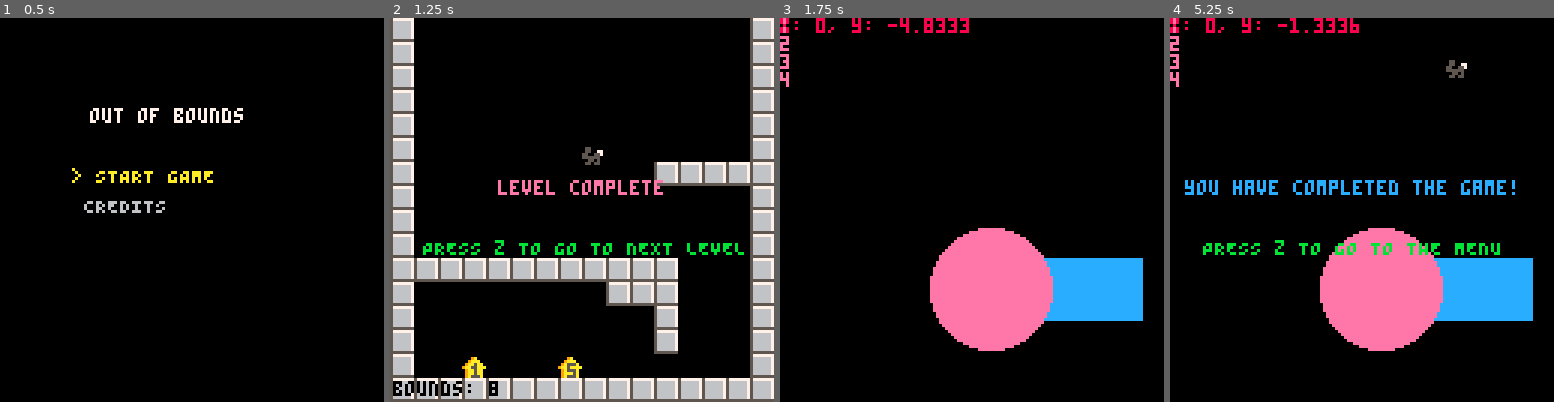
Above: before the commit, frames 1-4 (left to right).
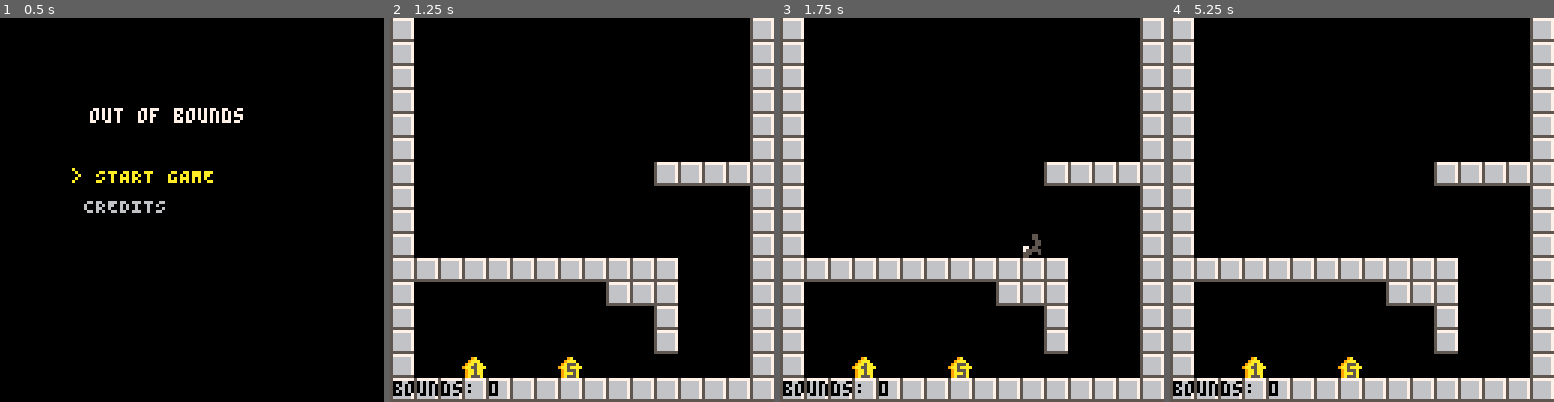
Above: after the commit, the same moments.

Repository: bardunbar/ggj-21
Game: PICO-8 cartridge carts/ggj-21.p8
Same seed, same stepped clock (60 frames per second), same inputs: the game is played once before the commit and once after it.
Inputs:
- Up to frame 1 (0.5 s): tap X (X key) at 0.33 s
- Up to frame 2 (1.25 s): tap O (Z key) at 0.7 s; tap X (X key) at 1.07 s
- Up to frame 3 (1.75 s): hold Right from 1.6 s (still down); tap O (Z key) at 1.7 s
- Up to frame 4 (5.25 s): tap X (X key) every 1.12 s from 1.85 to 5.2 s; release Right at 2.1 s; tap O (Z key) every 0.4 s from 2.1 to 4.9 s; hold Up 2.15-2.42 s; hold Right 2.47-3.03 s; hold Left 3.08-3.58 s; hold Down 3.63-3.97 s; hold Right 4.02-4.68 s; hold Up 4.73-5.03 s; hold Left from 5.08 s (still down)

Frame 1 is identical in both runs. In frame 2, 1.8% of the frame differs, in the area x 8-93%, y 33-97%; in frame 3, 35%; in frame 4, 37%, in the area x 0-100%, y 0-100%.

Commit message:
x now resets level

Diff:
--- a/carts/levelBase.lua
+++ b/carts/levelBase.lua
@@ -20,7 +20,8 @@
     self.gameContext.player:update()
 
     if btnp(5) and not self.gameContext.isLevelComplete then
-        self.gameContext:completeLevel()
+        -- self.gameContext:completeLevel()
+        self.gameContext:resetState()
     end
     hud:update()
 end
--- a/carts/main.lua
+++ b/carts/main.lua
@@ -16,8 +16,17 @@
 }
 
 function gameContext:resetState()
-    self.boundCount = 0
+    -- reset powerups
+    reload(0x1000, 0x1000, 0x2000)
+
+    -- reset player position
     self.player:reset_position(64, -16)
+
+    -- reset bounds queue
+    self.player.boundQueue = {}
+
+    -- reset player velocity so we don't go flying through the floor
+    self.player.accumulatedGravity = 0
 end
 
 function gameContext:goToScreen(screenKey, levelIndex)
